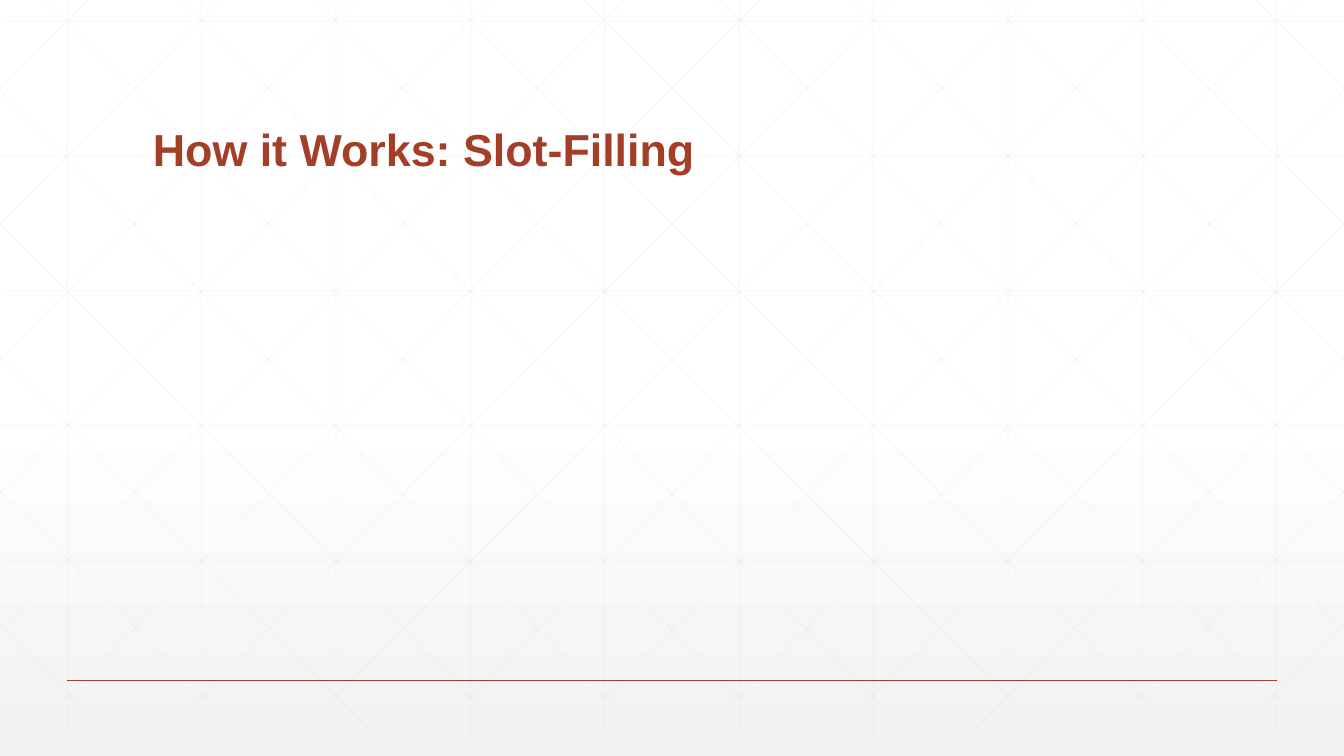
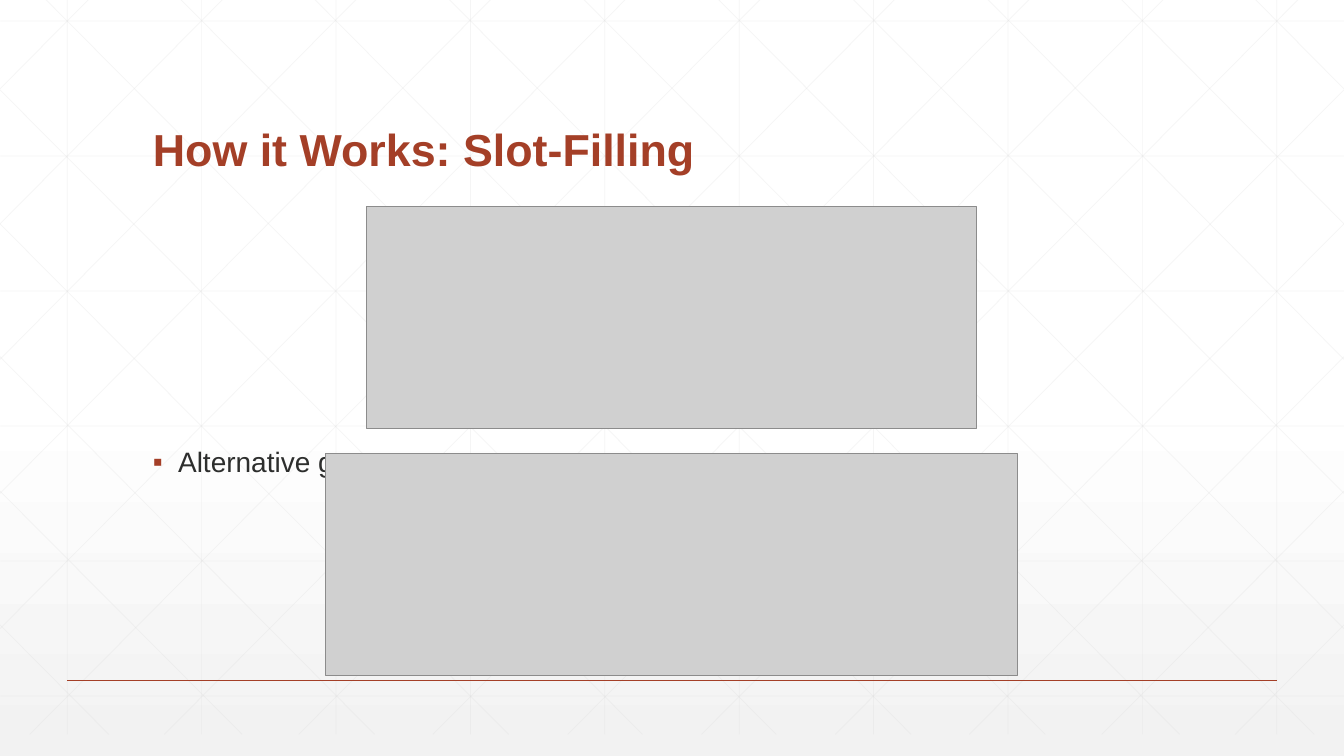
Before and after one commit to BaronKhan/VoiceRecognitionRPG, a slide deck: slide 10 of presentation/presentation.pptx. Drawn at 1344x756 pixels with LibreOffice and Linux fonts; fonts in the diff are those of the drawing; grey boxes stand for pictures. Boxes give left, top, right and bottom in pixels: in the first picture for what was removed or moved away, otherwise in the second. Text is boxed around its words. In the diff, an @@ line names an element or a change of style, - is before the commit and + after.

```diff
--- a/presentation/presentation.pptx
+++ b/presentation/presentation.pptx
@@ picture added at [367, 207, 977, 429] @@
@@ text added at [178, 450, 438, 477], 20 pt, text #2D2E2D @@
+▪ Alternative grammar:
@@ picture added at [326, 454, 1017, 676] @@
```
Also in this commit, not shown: 5 other slides changed, 1 slide added, 2 other files.
